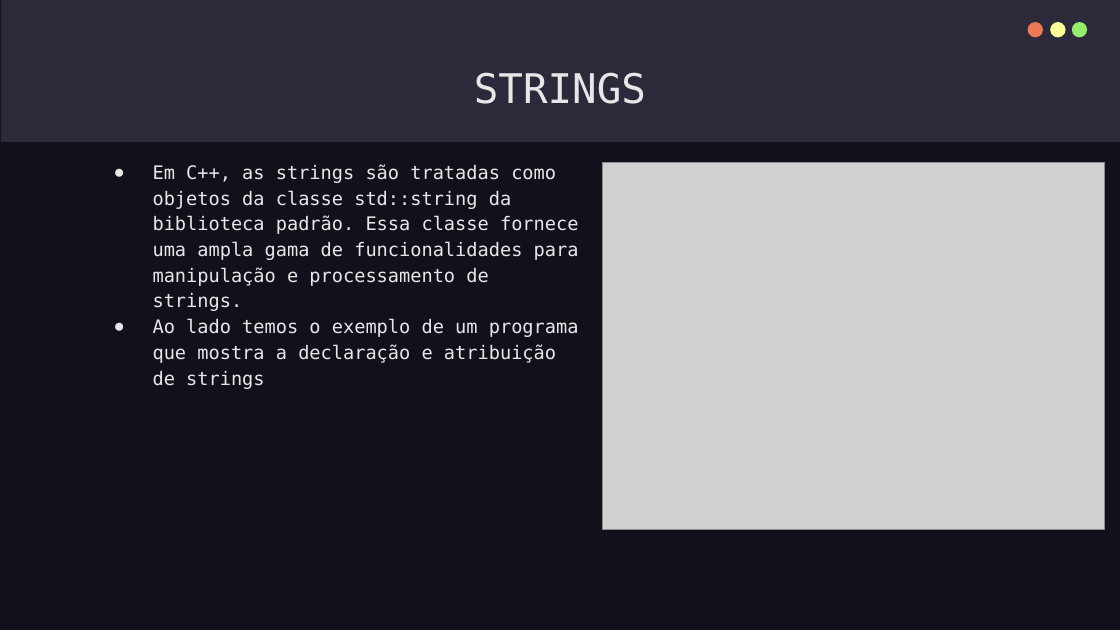
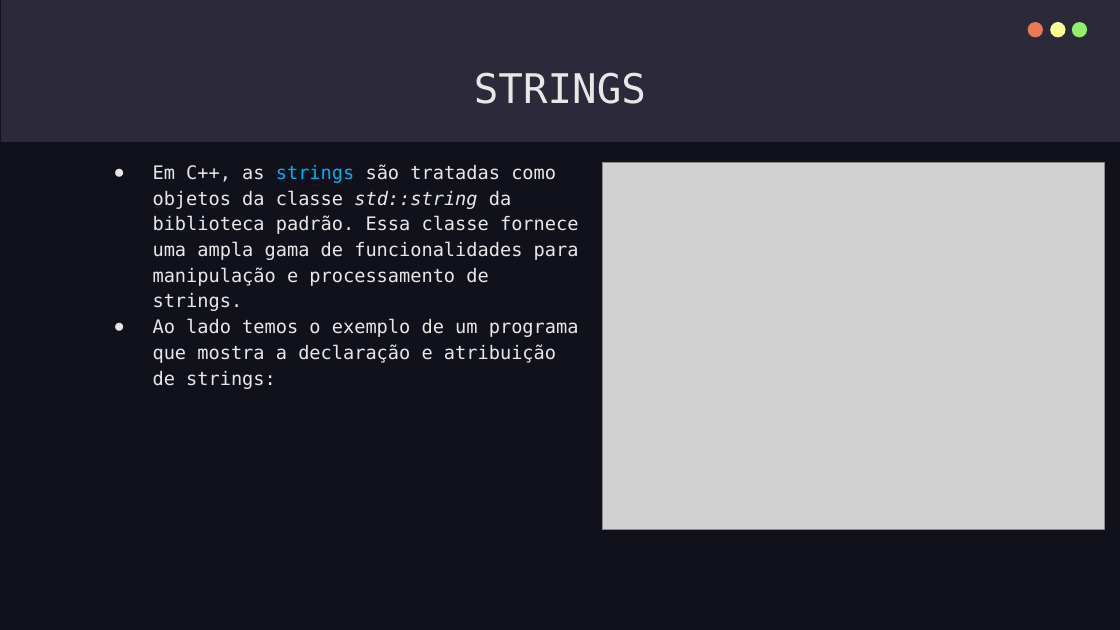
Before and after one commit to IgorTorquatto/Prolog, a slide deck: slide 17 of C++.pptx. Drawn at 1120x630 pixels with LibreOffice and Linux fonts; fonts in the diff are those of the drawing; grey boxes stand for pictures. Boxes give left, top, right and bottom in pixels: in the first picture for what was removed or moved away, otherwise in the second. Text is boxed around its words. In the diff, an @@ line names an element or a change of style, - is before the commit and + after.

```diff
--- a/C++.pptx
+++ b/C++.pptx
@@ text at <box>153,164,579,311</box>: text colour #E7E7E7 to #00B0F0 in "strings"; italic on in "std::string" @@
@@ text at <box>153,318,579,389</box>: text changed @@
-● Ao lado temos o exemplo de um programa que mostra a declaração e atribuição de strings
+● Ao lado temos o exemplo de um programa que mostra a declaração e atribuição de strings:
```
Also in this commit, not shown: 29 other slides changed.
